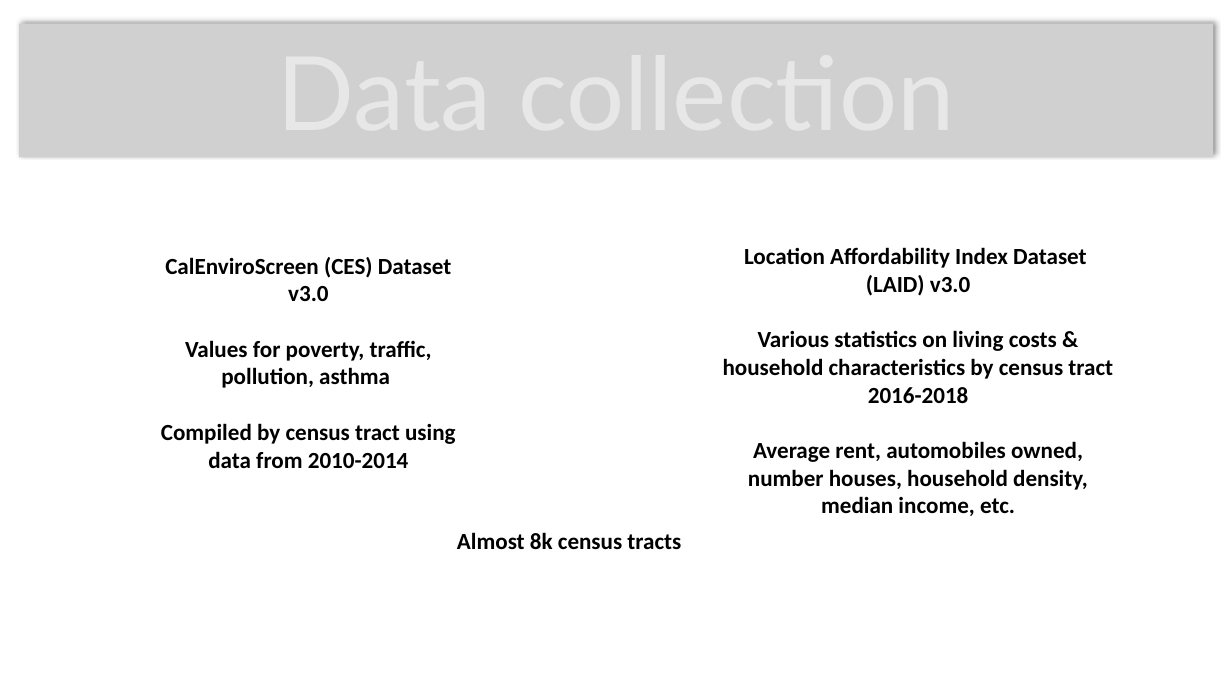
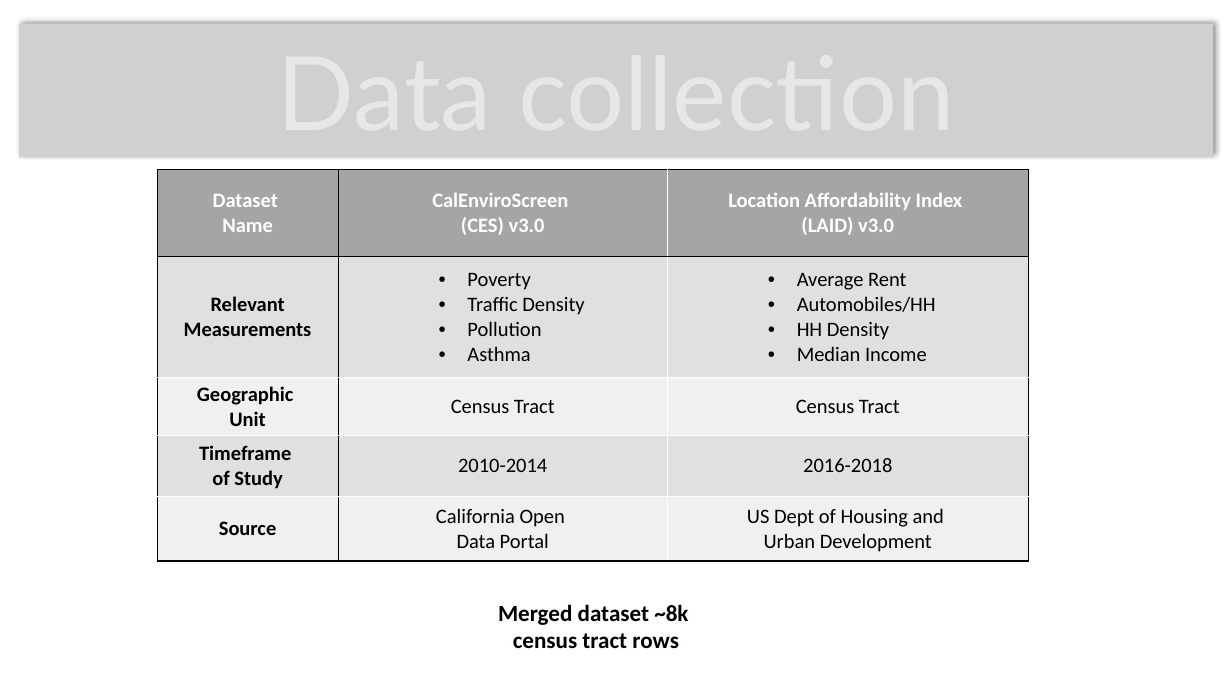
Before and after one commit to cljungkull/Project-2---CaliPolluts, a slide deck: slide 4 of presentation.pptx. Drawn at 1232x693 pixels with LibreOffice and Linux fonts; fonts in the diff are those of the drawing; grey boxes stand for pictures; background and template pictures are left out. Boxes give left, top, right and bottom in pixels: in the first picture for what was removed or moved away, otherwise in the second. Text is boxed around its words. In the diff, an @@ line names an element or a change of style, - is before the commit and + after.

Commit message:
Updates to ppt

```diff
--- a/presentation.pptx
+++ b/presentation.pptx
@@ table added at (x1=157, y1=169, x2=1028, y2=561), 5 rows, 3 columns @@
+Dataset / Name | CalEnviroScreen / (CES) v3.0 | Location Affordability Index / (LAID) v3.0
+Relevant Measurements | Poverty / Traffic Density / Pollution / Asthma | Average Rent / Automobiles/HH / HH Density / Median Income
+Geographic / Unit | Census Tract | Census Tract
+Timeframe / of Study | 2010-2014 | 2016-2018
+Source | California Open / Data Portal | US Dept of Housing and / Urban Development
@@ text removed at (x1=161, y1=257, x2=456, y2=468) @@
-CalEnviroScreen (CES) Dataset v3.0
-Values for poverty, traffic, pollution, asthma
-Compiled by census tract using data from 2010-2014
@@ text removed at (x1=723, y1=247, x2=1113, y2=516) @@
-Location Affordability Index Dataset (LAID) v3.0
-Various statistics on living costs & household characteristics by census tract 2016-2018
-Average rent, automobiles owned, number houses, household density, median income, etc.
@@ text at (x1=498, y1=604, x2=688, y2=648): text changed @@
-Almost 8k census tracts
+Merged dataset ~8k
+census tract rows
```
Also in this commit, not shown: 3 other slides changed, 1 slide added, 1 slide removed.
